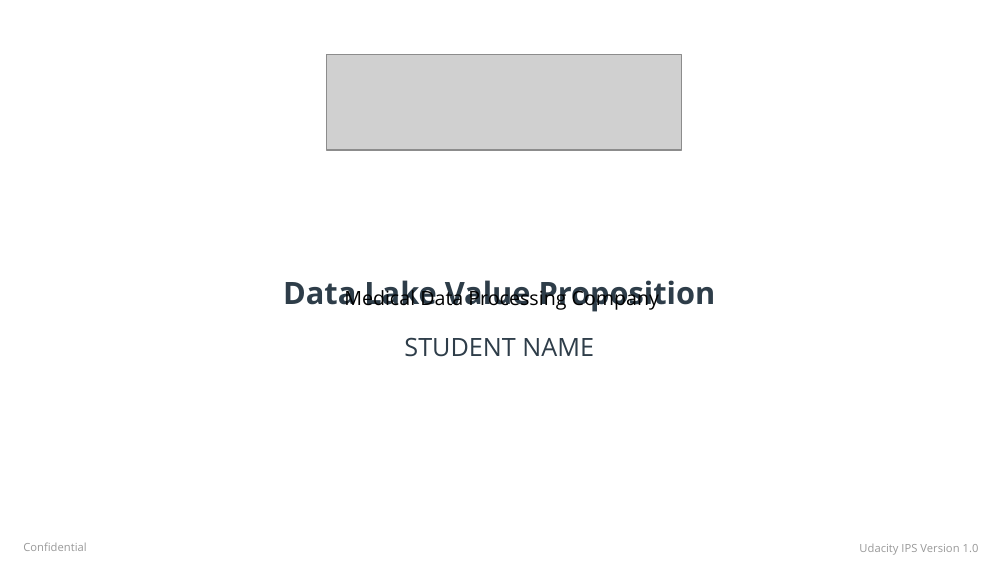
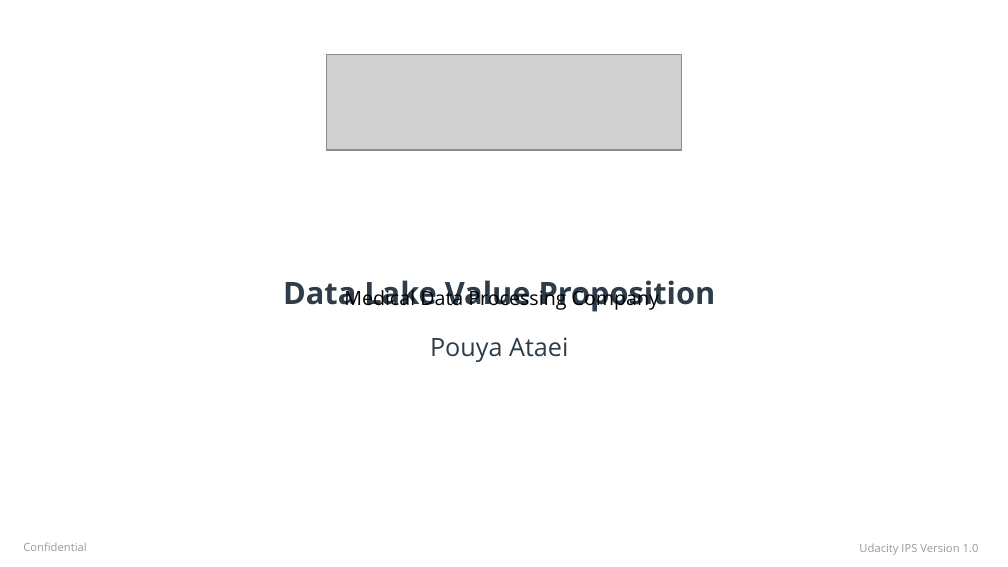
Before and after one commit to Polyhistor/MedialDataProcessingCo-DataLake-Design, a slide deck: slide 1 of datalakeexecutivepresentation-starter-1.pptx. Drawn at 1008x567 pixels with LibreOffice and Linux fonts; fonts in the diff are those of the drawing; grey boxes stand for pictures; background and template pictures are left out. Boxes give left, top, right and bottom in pixels: in the first picture for what was removed or moved away, otherwise in the second. Text is boxed around its words. In the diff, an @@ line names an element or a change of style, - is before the commit and + after.

```diff
--- a/datalakeexecutivepresentation-starter-1.pptx
+++ b/datalakeexecutivepresentation-starter-1.pptx
@@ subtitle at (430, 337, 568, 362): text changed @@
-STUDENT NAME
+Pouya Ataei
```
Also in this commit, not shown: 2 other files.
